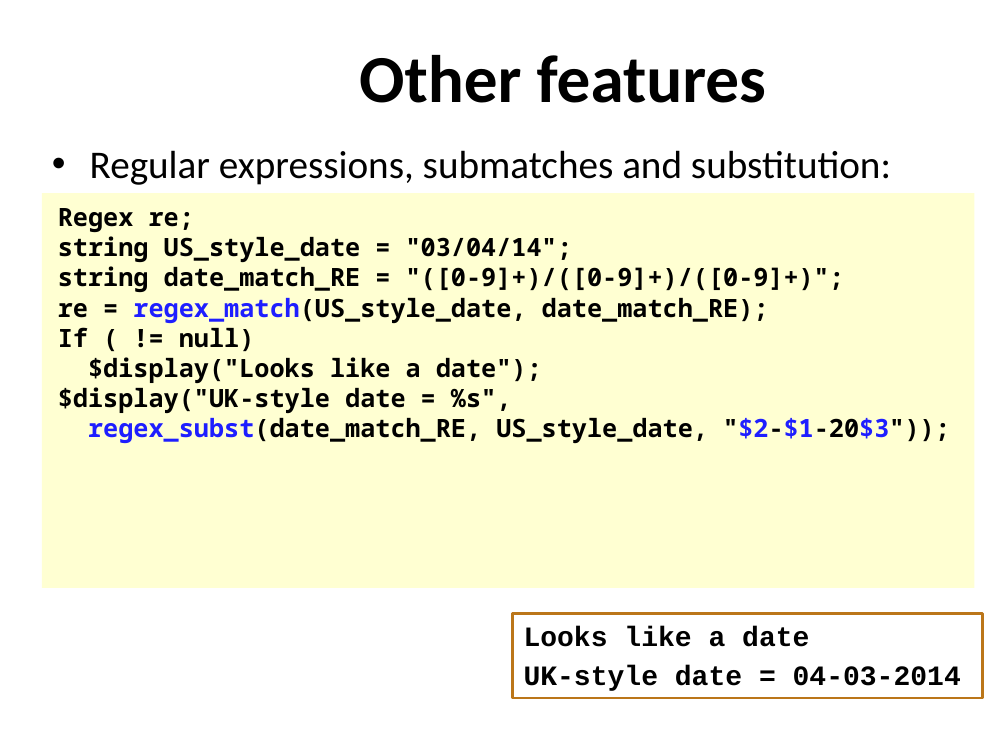
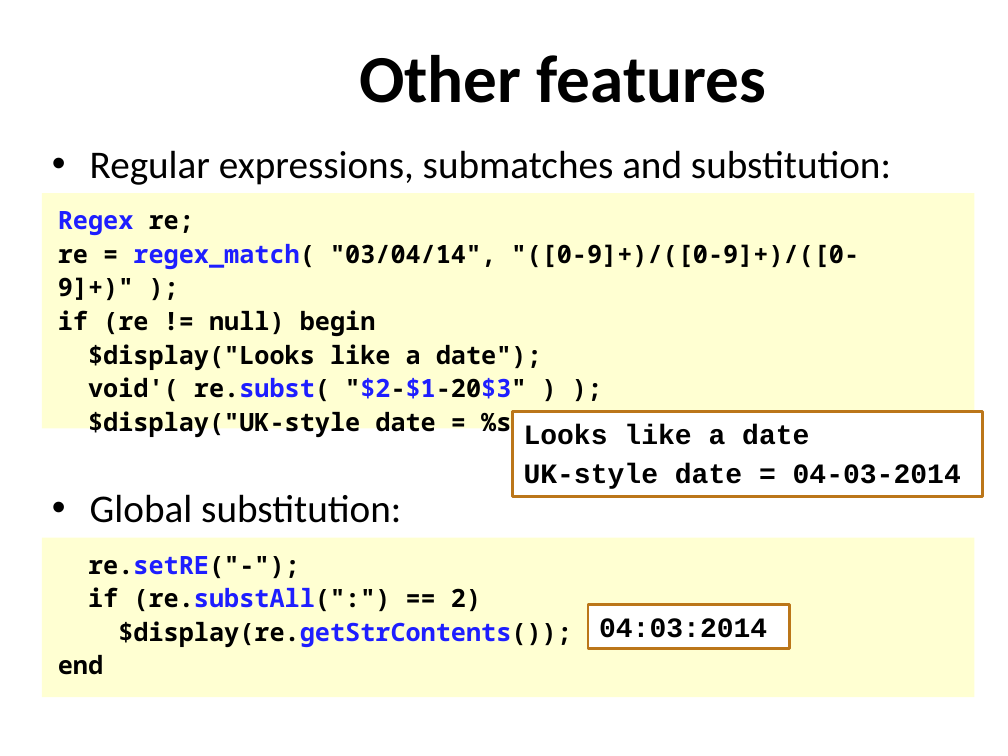
Before and after one commit to xiaoweish/svlib, a slide deck: slide 7 of svlib/doc/163-aq602-latest-draft.pptm. Drawn at 1008x756 pixels with LibreOffice and Linux fonts; fonts in the diff are those of the drawing; background and template pictures are left out. Boxes give left, top, right and bottom in pixels: in the first picture for what was removed or moved away, otherwise in the second. Text is boxed around its words. In the diff, an @@ line names an element or a change of style, - is before the commit and + after.

Commit message:
Update docs and presentation to reflect recent changes to regex substitution API. Split out regex slide from stat/pathname stuff.

```diff
--- a/svlib/doc/163-aq602-latest-draft.pptm
+++ b/svlib/doc/163-aq602-latest-draft.pptm
@@ rectangle "Regex re;": place and size @@
-rectangle "Regex re;" at (42, 194, 975, 589)
+rectangle "Regex re;" at (42, 194, 975, 428)
@@ text in rectangle at (58, 211, 542, 370): text colour #000000 to #1E1EFF in "Regex"; line spacing 1 to 24pt @@
@@ text in rectangle at (58, 244, 859, 336): text changed @@
-string US_style_date = "03/04/14";
-string date_match_RE = "([0-9]+)/([0-9]+)/([0-9]+)";
-re = regex_match(US_style_date, date_match_RE);
-If ( != null)
+re = regex_match( "03/04/14", "([0-9]+)/([0-9]+)/([0-9]+)" );
+if (re != null) begin
@@ text in rectangle at (88, 377, 875, 437): text changed @@
-$display("UK-style date = %s",
-regex_subst(date_match_RE, US_style_date, "$2-$1-20$3"));
+void'( re.subst( "$2-$1-20$3" ) );
+$display("UK-style date = %s", re.getStrContents());
@@ rectangle "Looks like a date": place and size @@
-rectangle "Looks like a date" at (512, 613, 983, 698)
+rectangle "Looks like a date" at (512, 411, 983, 496)
@@ text added at (90, 494, 401, 523), 28 pt, text #000000 @@
+• Global substitution:
@@ rectangle added at (42, 537, 975, 697), fill #FFFFD2, 18 pt, text #000000, bold @@
+re.setRE("-");
+if (re.substAll(":") == 2)
+$display(re.getStrContents());
+end
@@ rectangle added at (588, 605, 789, 649), fill #FFFFFF, outline #BB761A 2 pt, 20 pt, text #000000, bold @@
+04:03:2014
```
Also in this commit, not shown: 1 other file.
